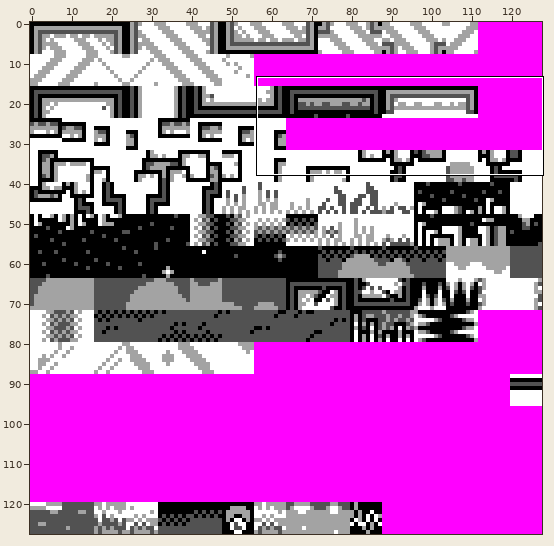
File history of a sprite sheet, src/data/tiles.bg.png. Above: a wide view before the commit, with the close-up outlined.
Close-up. Earlier state:
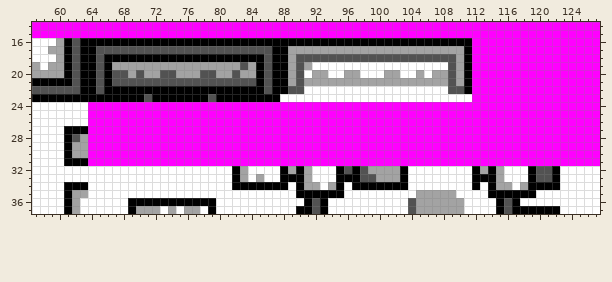
The file is 128x128 pixels. Shown: x 57..127, y 14..37.
The same view after the edit:
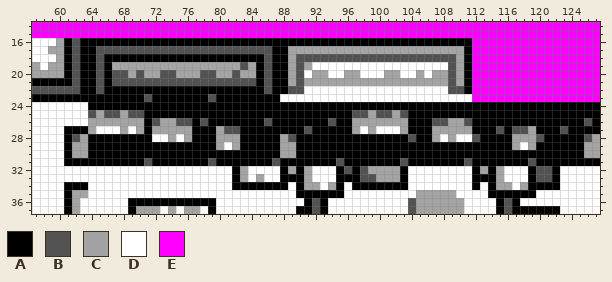
Palette (. is transparent): A #000000  B #525252  C #a3a3a3  D #ffffff  E #ff00ff
Changes in this commit:
y 24: x 64..127 EEEEEEEEEEEEEEEEEEEEEEEEEEEEEEEEEEEEEEEEEEEEEEEEEEEEEEEEEEEEEEEE -> AAAAAAAAAAAAAAAAAAAAAAAAAAAAAAAAAAAAAAAAAAAAAAAAAAAAAAAAAAAAAAAA
y 25: x 64..127 EEEEEEEEEEEEEEEEEEEEEEEEEEEEEEEEEEEEEEEEEEEEEEEEEEEEEEEEEEEEEEEE -> BCBBCBBAAAAAAAAAAAAAAAAAAAAAAAAAABBCBBCBAAAAAAAAAAAAAAAAAAAAAAAA
y 26: x 64..127 EEEEEEEEEEEEEEEEEEEEEEEEEEEEEEEEEEEEEEEEEEEEEEEEEEEEEEEEEEEEEEEE -> CCCCCCCABCCBBABAAAAAAABAAAAAAABAACCCCCCCAAABBCCBAAAAAAAAAAAAAABA
y 27: x 64..127 EEEEEEEEEEEEEEEEEEEEEEEEEEEEEEEEEEEEEEEEEEEEEEEEEEEEEEEEEEEEEEEE -> CDDDCDCACCCCCAAACBBAAAAAAAABAAAAACDCDDDCAAACCCCCAAABABBCAAABAAAA
y 28: x 64..127 EEEEEEEEEEEEEEEEEEEEEEEEEEEEEEEEEEEEEEEEEEEEEEEEEEEEEEEEEEEEEEEE -> AAAAAAAADDCDCAAACCCAAAAACBAAAAAAAAAAAAAABAACDCDDBAAAACCCBAAAAABC
y 29: x 64..127 EEEEEEEEEEEEEEEEEEEEEEEEEEEEEEEEEEEEEEEEEEEEEEEEEEEEEEEEEEEEEEEE -> AAAAAAAAAAAAAAAACDCAAAAACCAAAAAAAAAAAAAAAAAAAAAAAAAAACDCAAAAAACC
y 30: x 64..127 EEEEEEEEEEEEEEEEEEEEEEEEEEEEEEEEEEEEEEEEEEEEEEEEEEEEEEEEEEEEEEEE -> AAAAAAAAAAAAAAAAAAAAAAAACCAAAAAAAAAAAAAAAAAAAAAAAAAAAAAAAAAAAACC
y 31: x 64..127 EEEEEEEEEEEEEEEEEEEEEEEEEEEEEEEEEEEEEEEEEEEEEEEEEEEEEEEEEEEEEEEE -> AAAAAAABAAAAAAABAAAAAAABAAAAAAABAAAAAAABAAAAAAABAAAAAAABAAAAAAAA
